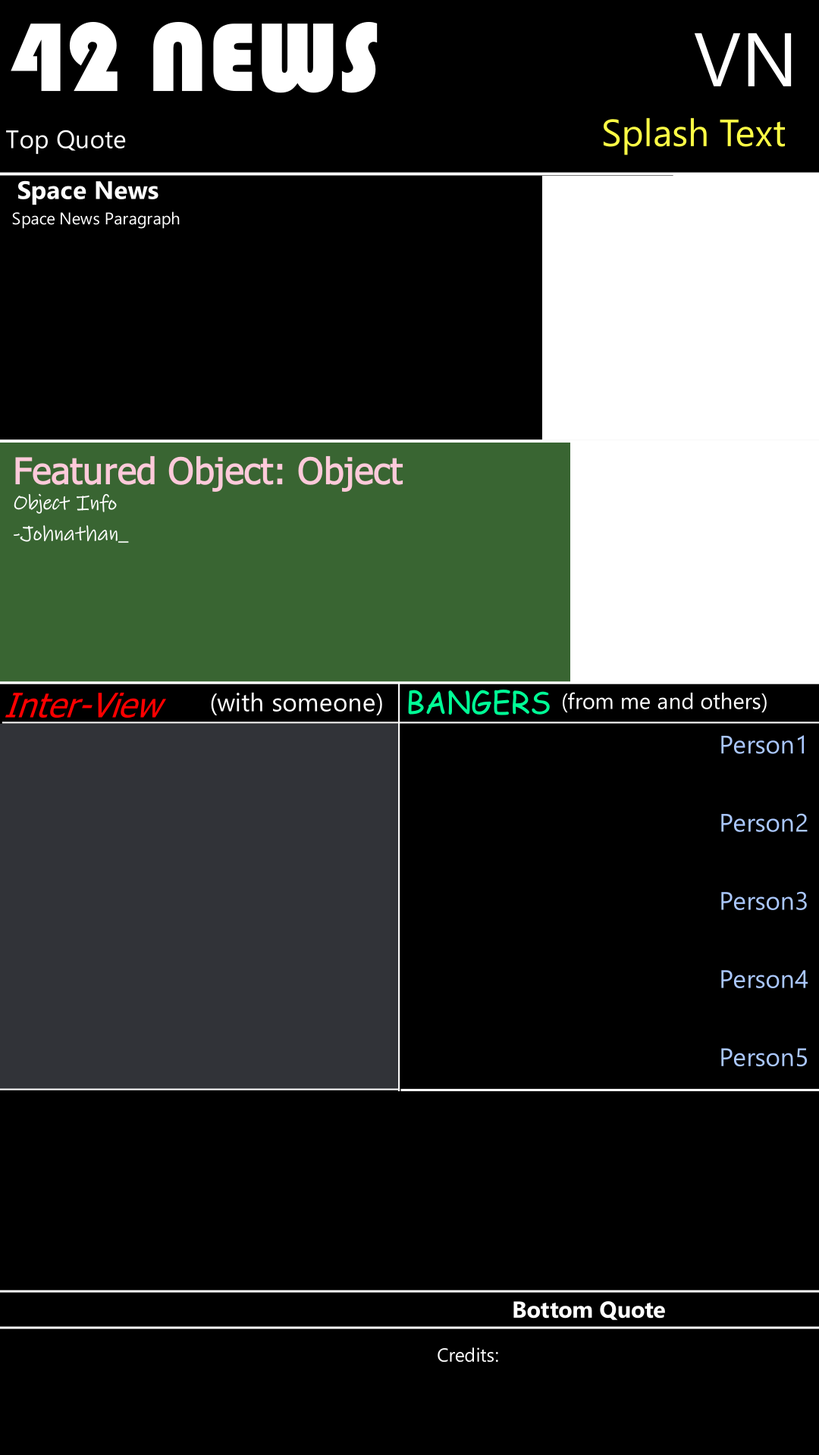
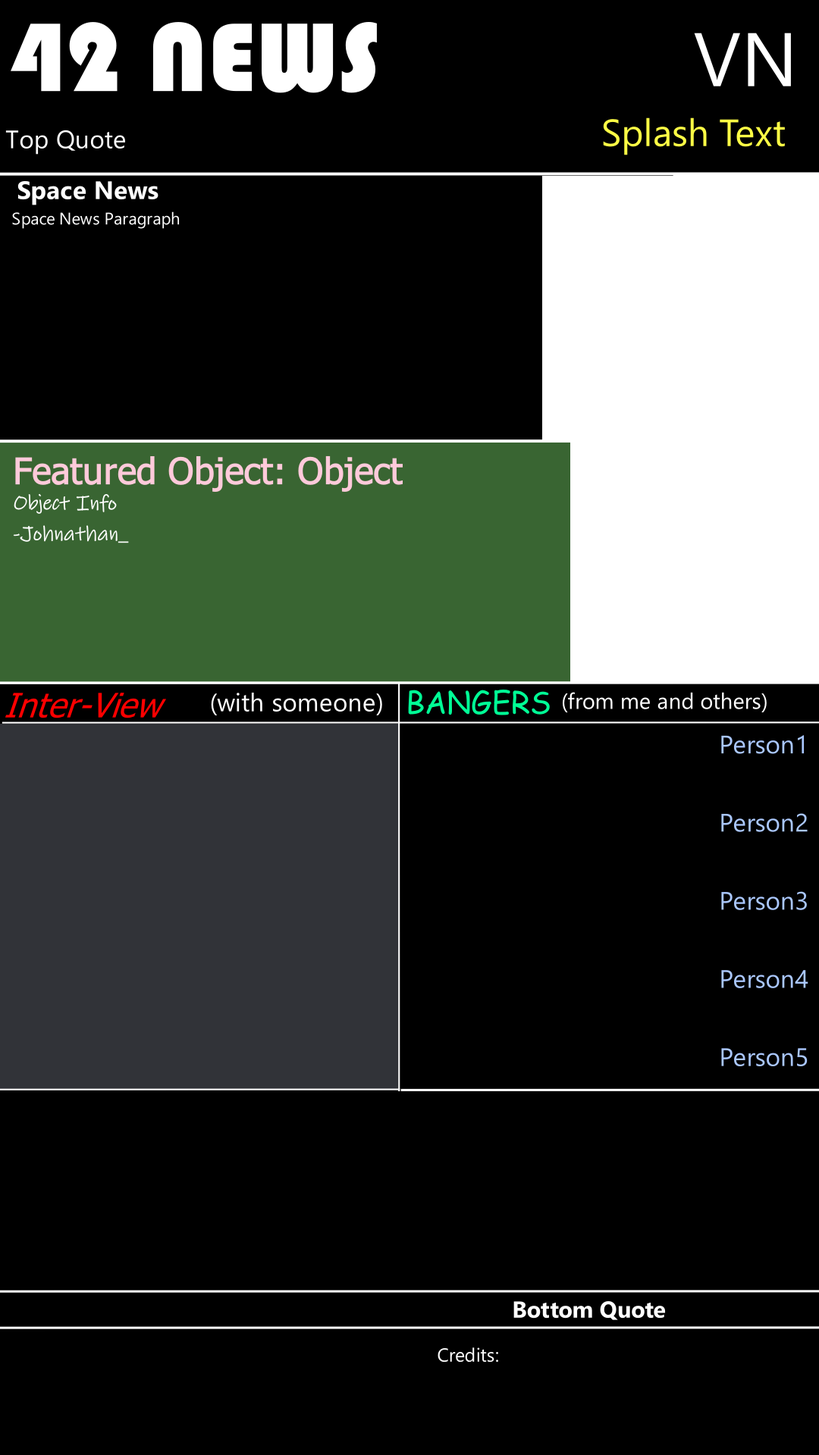
The second 819 × 1455 image is a revision of the first. Changes to its layers:
painted on "Main Img" over [533, 145, 819, 443]
painted on "DailyObj Bg" over [0, 438, 626, 772]
painted on "Inter-View Bg" over [0, 681, 435, 1093]
painted on "Bangers Bg" over [339, 681, 819, 1093]
painted on "The Void" over [0, 21, 819, 1363]
